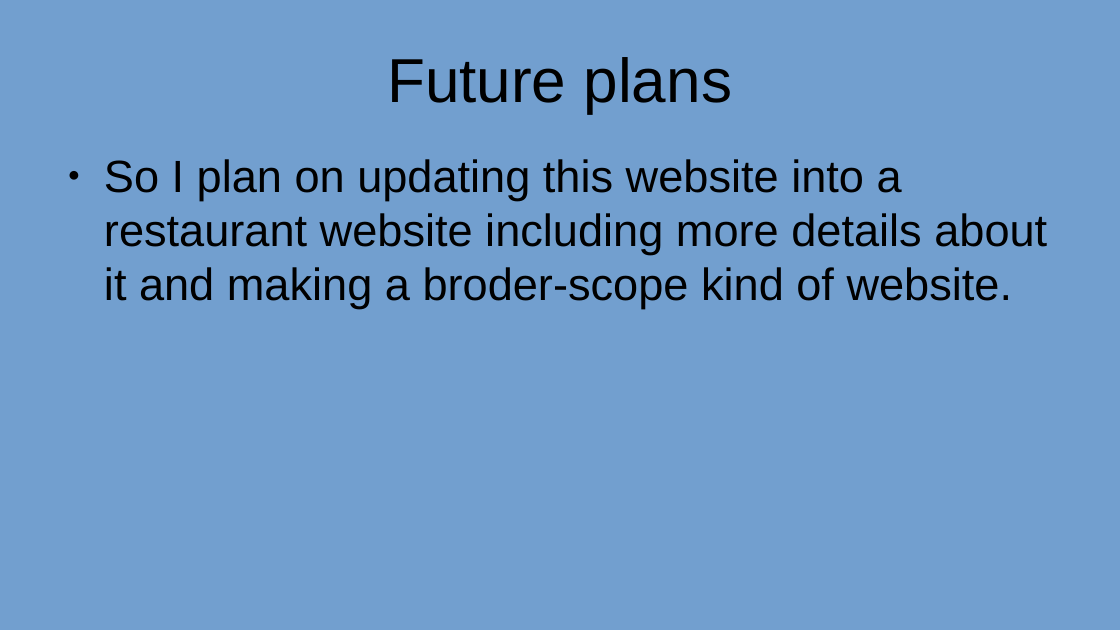
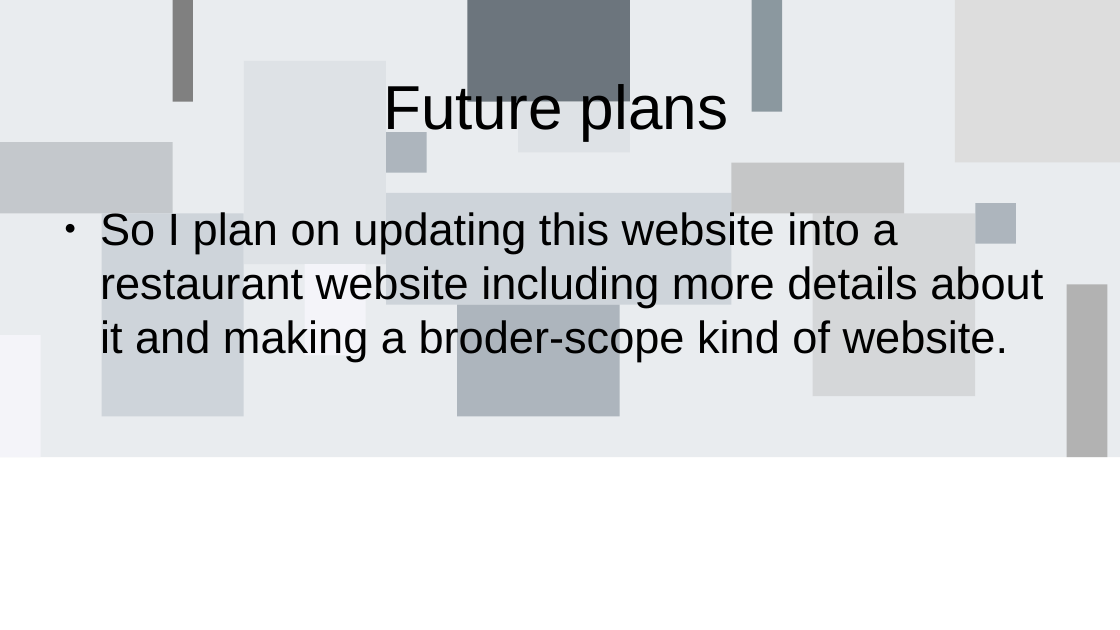
Before and after one commit to Rahy-Sam/project-phase-1, a slide deck: slide 7 of presentation.odp. Drawn at 1120x630 pixels with LibreOffice and Linux fonts; fonts in the diff are those of the drawing. Boxes give left, top, right and bottom in pixels: in the first picture for what was removed or moved away, otherwise in the second. Text is boxed around its words. In the diff, an @@ line names an element or a change of style, - is before the commit and + after.

```diff
--- a/presentation.odp
+++ b/presentation.odp
@@ background #729FCF to #FFFFFF @@
@@ title "Future plans" rewrapped from <box>387,57,732,113</box> to <box>383,79,728,140</box> @@
@@ text "So I plan on updating ...": place and size @@
-text "So I plan on updating ..." at <box>104,159,1047,309</box>
+text "So I plan on updating ..." at <box>100,212,1043,362</box>
@@ group added at <box>0,0,1120,457</box>: 18 rectangles @@
```
Also in this commit, not shown: 7 other slides changed, 2 other files.
